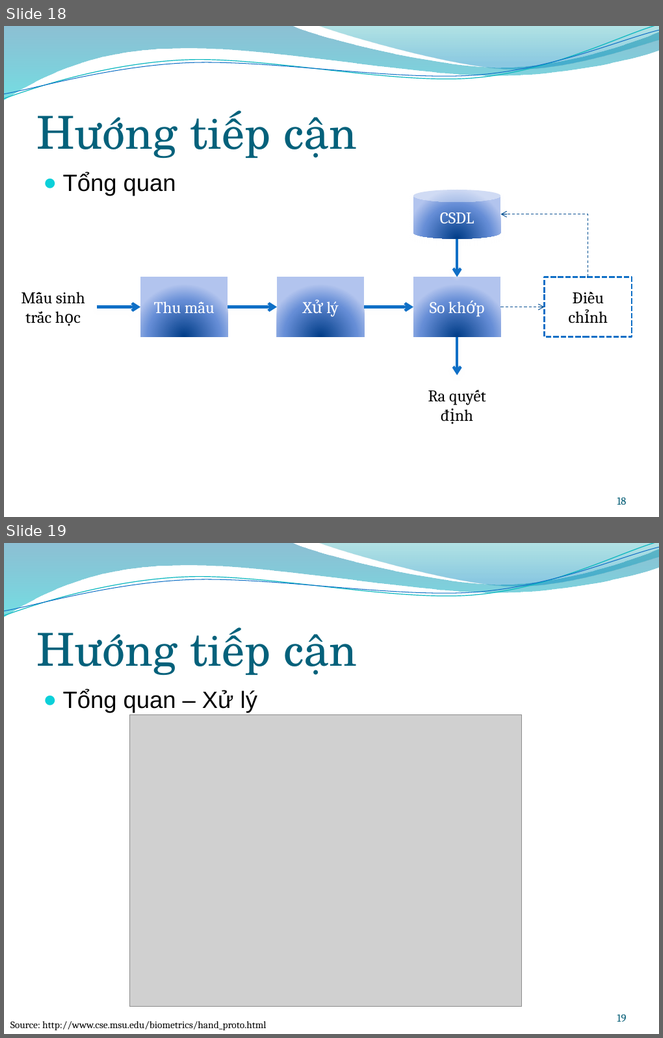
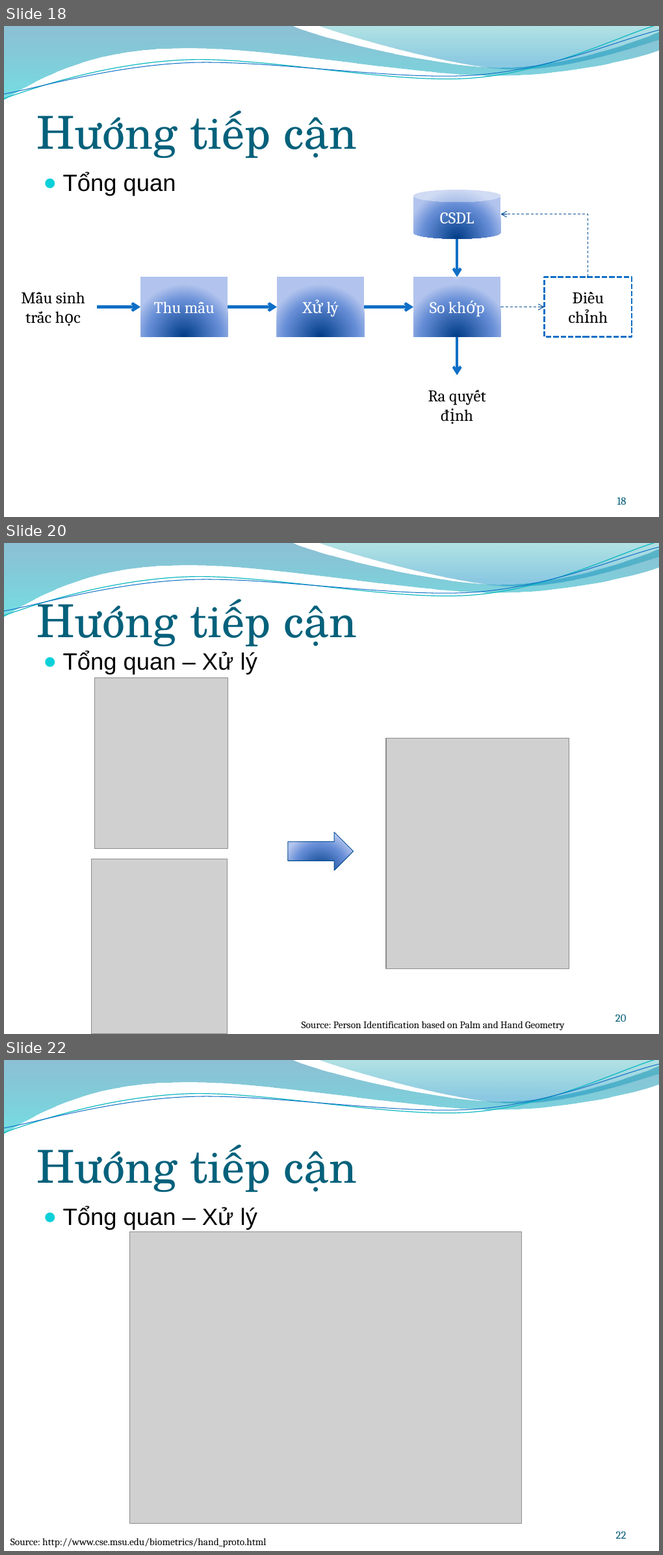
Before and after one commit to trianindiaputra/handgeometry, a slide deck: Documentation/presentation.pptx. Shown one above the other, each under a label of ours: slides 18 and 19 before the commit, slides 18, 20 and 22 after it; the slides between them are not shown. The pictures are 663x1038 and 663x1555 pixels, drawn with LibreOffice and Linux fonts; fonts in the diff are those of the drawing; grey boxes stand for pictures; background and template pictures are left out. Boxes give left, top, right and bottom in pixels: in the first picture for what was removed or moved away, otherwise in the second. Text is boxed around its words. In the diff, an @@ line names an element or a change of style, - is before the commit and + after.

```diff
--- a/Documentation/presentation.pptx
+++ b/Documentation/presentation.pptx
@@ slide 20 added at [4,543,659,1034], background picture (left out); not listed: 4 template elements that a slide beside it also shows @@
@@ title added at [36,592,357,651], 50 pt, text #04617B @@
+Hướng tiếp cận
@@ text added at [63,652,258,675], 26 pt, text #000000 @@
+● Tổng quan – Xử lý
@@ picture added at [95,678,228,849] @@
@@ picture added at [386,738,569,969] @@
@@ right arrow added at [287,833,353,871], fill gradient #003D87 to #668DD7 to #B3C4EF, outline #095295 0.75 pt @@
@@ picture added at [91,860,228,1034] @@
@@ text added at [302,1021,564,1031], 11 pt, text #000000 @@
+Source: Person Identification based on Palm and Hand Geometry
@@ page number added at [616,1014,627,1022], 12 pt, text #045D75 @@
+20
@@ what was slide 19 is now slide 22 @@
@@ page number at [616,1531,627,1539]: text changed @@
-19
+22
```
Also in this commit, not shown: 4 slides changed, 5 other slides added.
